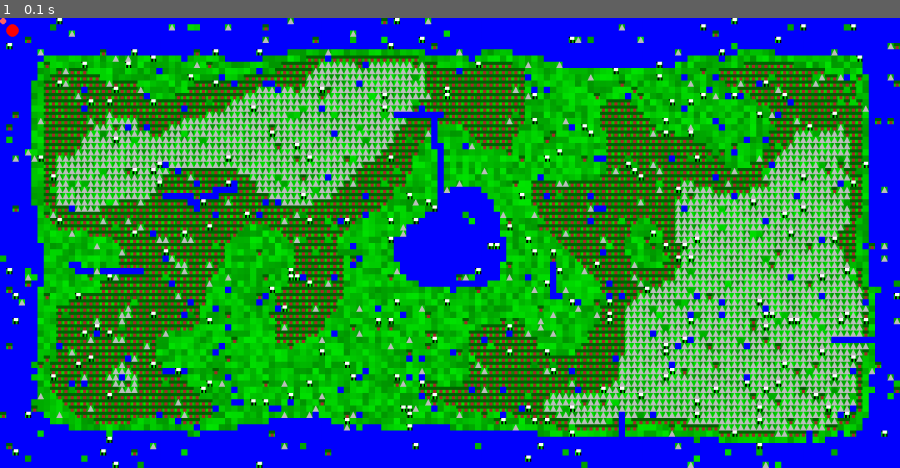
Above: before the commit, frame 1.
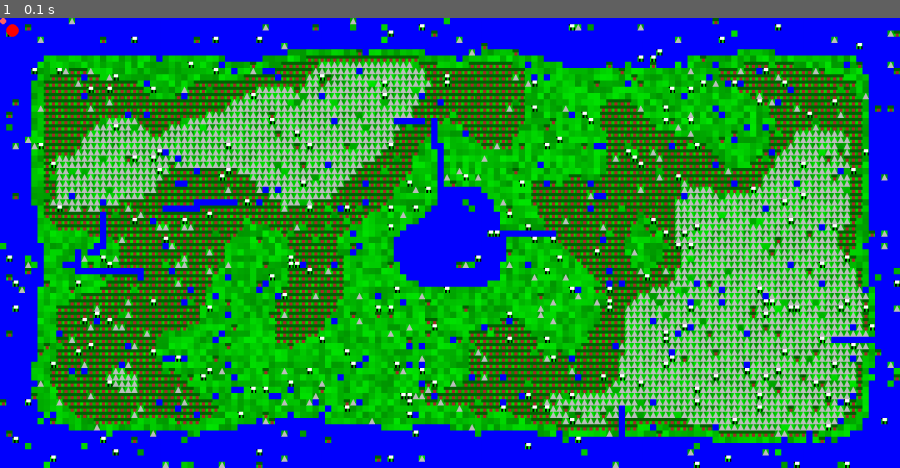
Above: after the commit, the same moment.

Repository: briankardon/GenesisIsland
Game: pygame game, started from genisis_island.py
Two runs of this game, one before a commit and one after it. Both use one fixed random seed, a clock stepped at 60 frames per second and the inputs below.
Inputs:
- Up to frame 1 (0.1 s): no input

The runs differ from the first frame. In frame 1, 17% of the frame differs, in the area x 0-100%, y 0-100%.

Commit message:
Altering river parameters

Diff:
--- a/genisis_island.py
+++ b/genisis_island.py
@@ -71,9 +71,9 @@
 first=1
 map=make_map((width_in_tiles,height_in_tiles), blur_size=3, max_value=1, integer=False)
 map=islandify(map, 0.25, 5, min_value=-0.25, max_value=1)
-num_rivers = goodrand('randint', (5, 1), (6, 2), (7, 3), (8, 2), (9, 1))
+num_rivers = goodrand('randint', (7, 1), (8, 2), (9, 3), (10, 2), (11, 1))
 min_river_length = 10
-max_river_length = 70
+max_river_length = 100
 mid_river_length = (min_river_length + max_river_length)//2
 river_lengths = np.array(range(min_river_length, max_river_length))
 river_length_probs = (min_river_length + 1 - (((river_lengths-mid_river_length)**2)*min_river_length/(max_river_length-mid_river_length)**2)).astype('int')
